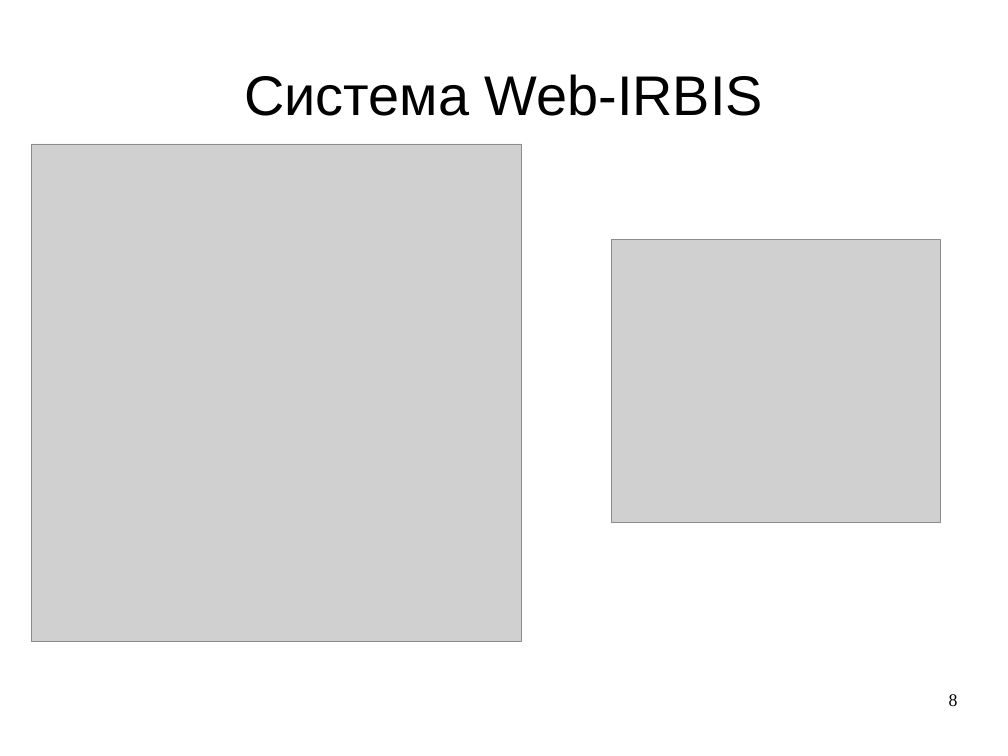
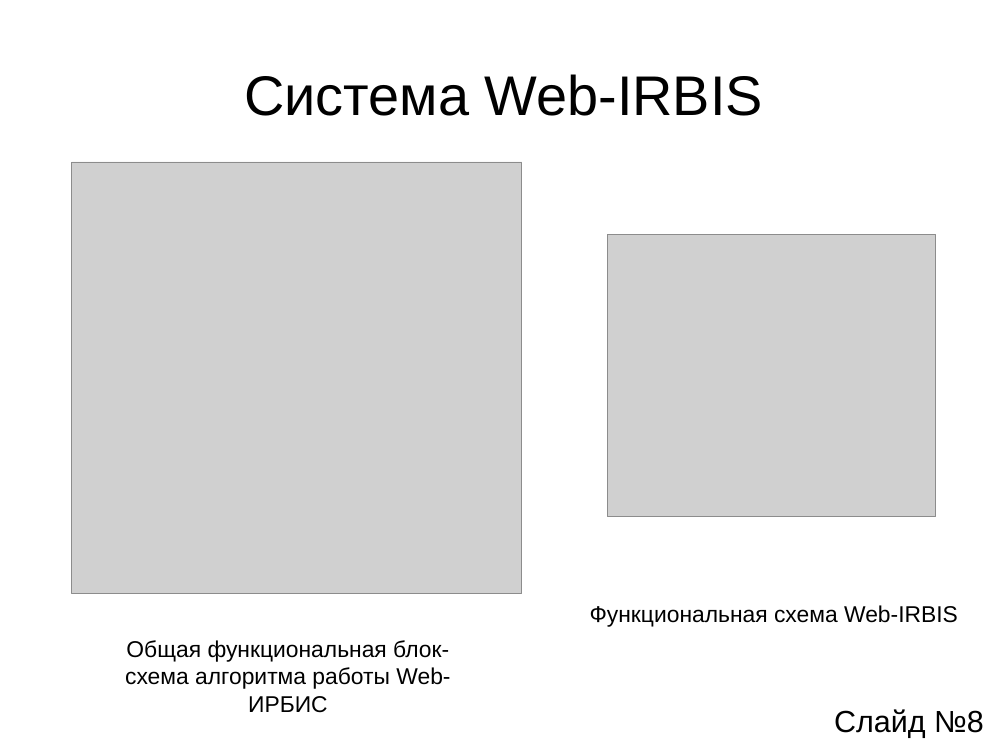
Before and after one commit to aeremenok/a-team-777, a slide deck: slide 8 of diploma/ssv/ssv-presentation.odp. Drawn at 1008x756 pixels with LibreOffice and Linux fonts; fonts in the diff are those of the drawing; grey boxes stand for pictures. Boxes give left, top, right and bottom in pixels: in the first picture for what was removed or moved away, otherwise in the second. Text is boxed around its words. In the diff, an @@ line names an element or a change of style, - is before the commit and + after.

```diff
--- a/diploma/ssv/ssv-presentation.odp
+++ b/diploma/ssv/ssv-presentation.odp
@@ picture: place and size @@
-picture at [31, 144, 521, 641]
+picture at [72, 162, 522, 594]
@@ picture: place and size @@
-picture at [612, 240, 940, 522]
+picture at [607, 234, 936, 517]
@@ text added at [590, 605, 958, 627], 18 pt, text #000000 @@
+Функциональная схема Web-IRBIS
@@ text added at [125, 640, 450, 713], 18 pt, text #000000 @@
+Общая функциональная блок-схема алгоритма работы Web-ИРБИС
@@ text added at [834, 709, 984, 738], 24 pt, text #000000 @@
+Слайд №8
@@ page number removed at [949, 694, 958, 706] @@
-8
```
Also in this commit, not shown: 9 other slides changed, 1 other file.
